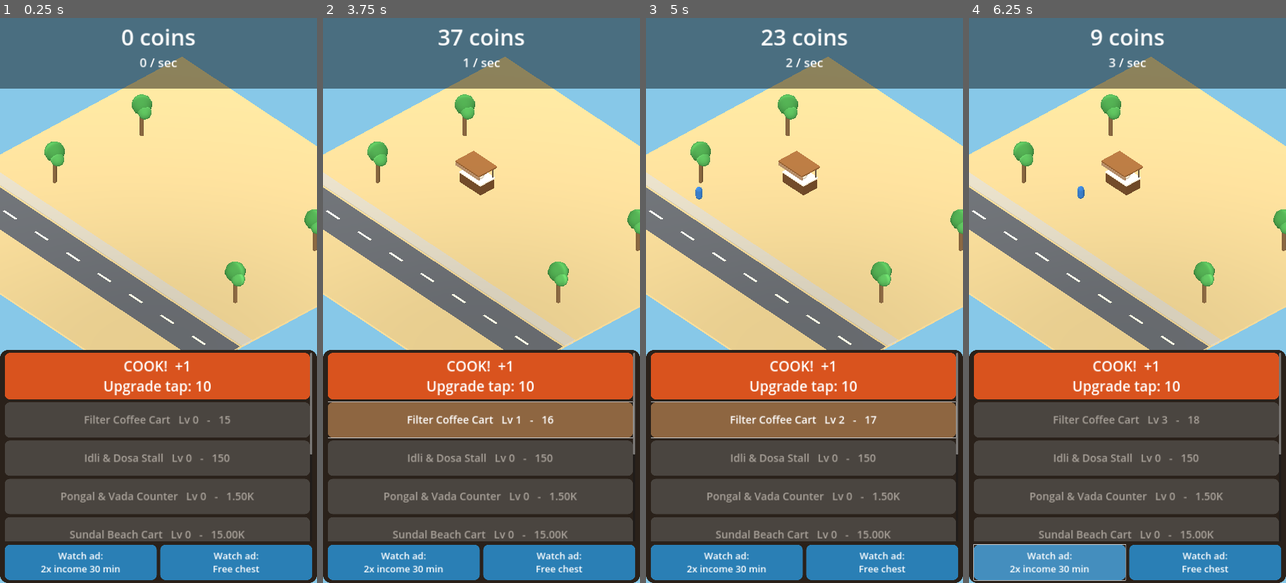
Above: before the commit, frames 1-4 (left to right).
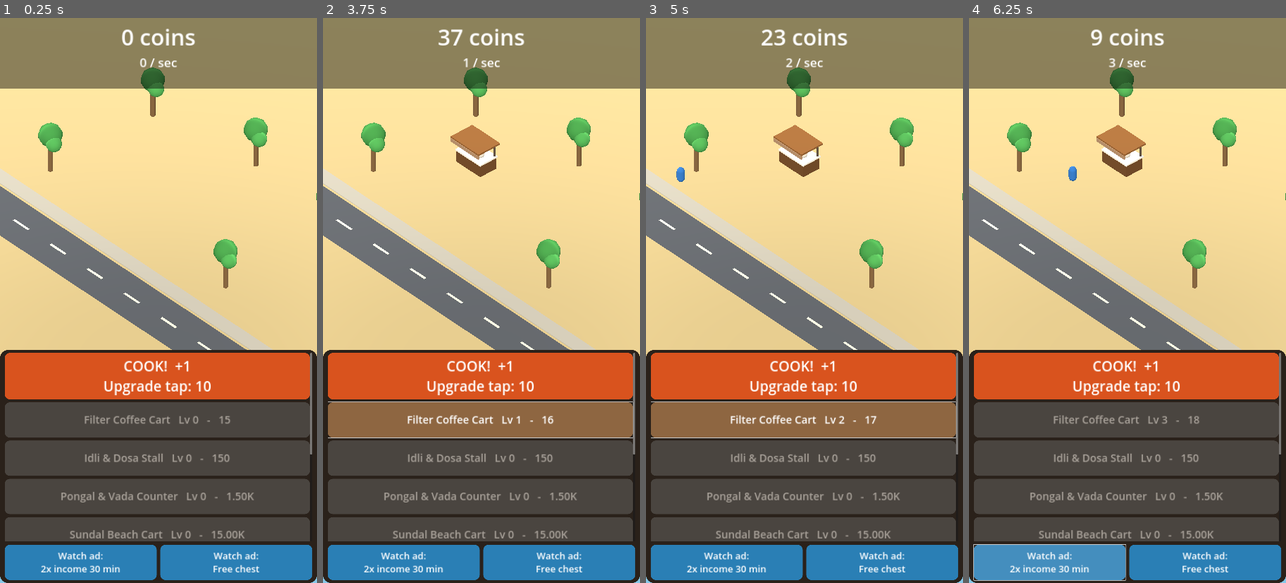
Above: after the commit, the same moments.

Repository: lokeshwaran98/chennai-tiffin-tycoon
Game: Godot game, scene res://scenes/main.tscn
The game is run twice, just before and just after one commit, with the same random seed, the same clock (stepped at 60 frames per second) and the same inputs.
Inputs:
- Up to frame 1 (0.25 s): no input
- Up to frame 2 (3.75 s): click "COOK! +1 Upgrade tap: 10" at 0.5 s; click "Watch ad: 2x income 30 min" at 1.25 s; click "Watch ad: Free chest" at 2 s; click "COOK! +1 Upgrade tap: 10" at 2.75 s; click "Filter Coffee Cart Lv 0 - 15" at 3.5 s
- Up to frame 3 (5 s): click "Filter Coffee Cart Lv 1 - 16" at 4.25 s
- Up to frame 4 (6.25 s): click "Filter Coffee Cart Lv 2 - 17" at 5 s; click "Watch ad: 2x income 30 min" at 5.75 s

The runs differ from the first frame. In frame 1, 21% of the frame differs, in the area x 0-100%, y 0-60%; in frame 2, 22%; in frame 3, 22%; in frame 4, 22%.

Commit message:
Zoom, extend ground, tidy palms, skip popup in screenshot
Co-Authored-By: Claude Sonnet 5.5 <noreply@anthropic.com>
Claude-Session: https://claude.ai/code/session_0174D7wnrpJHwUZrFrTTbbgq

Diff:
--- a/scripts/main.gd
+++ b/scripts/main.gd
@@ -50,7 +50,7 @@
 	_build_ui()
 	GameState.changed.connect(_refresh)
 	_refresh()
-	if GameState.offline_gain > 0.0:
+	if GameState.offline_gain > 0.0 and not OS.get_cmdline_user_args().has("--shot"):
 		_show_offline_popup()
 	if OS.get_cmdline_user_args().has("--smoke"):
 		_run_smoke_actions()
@@ -136,7 +136,7 @@
 	var cam := Camera3D.new()
 	cam.projection = Camera3D.PROJECTION_ORTHOGONAL
 	cam.keep_aspect = Camera3D.KEEP_WIDTH
-	cam.size = 27.0
+	cam.size = 23.0
 	cam.v_offset = -6.0
 	cam.position = Vector3(10, 10, 10)
 	add_child(cam)
@@ -158,14 +158,14 @@
 	add_child(env)
 
 	# Ground, road and footpath
-	_add_box(self, Vector3(34, 0.2, 34), Vector3(0, -0.1, 0), Color("c9b27a"))
-	_add_box(self, Vector3(34, 0.22, 4.0), Vector3(0, -0.09, 9.0), Color("55585c"))
-	_add_box(self, Vector3(34, 0.26, 1.2), Vector3(0, -0.07, 6.2), Color("b9b2a0"))
-	for x in range(-14, 15, 4):
+	_add_box(self, Vector3(80, 0.2, 80), Vector3(0, -0.1, 0), Color("c9b27a"))
+	_add_box(self, Vector3(80, 0.22, 4.0), Vector3(0, -0.09, 9.0), Color("55585c"))
+	_add_box(self, Vector3(80, 0.26, 1.2), Vector3(0, -0.07, 6.2), Color("b9b2a0"))
+	for x in range(-30, 31, 4):
 		_add_box(self, Vector3(1.6, 0.02, 0.2), Vector3(x, 0.03, 9.0), Color("e8e2c8"))
 
 	# Palm trees (trunk + leaf clusters)
-	for p in [Vector3(-11, 0, -7), Vector3(11, 0, -7), Vector3(-11, 0, 3), Vector3(12, 0, 3)]:
+	for p in [Vector3(-9.5, 0, -7), Vector3(9.5, 0, -7), Vector3(-9.5, 0, 3), Vector3(9.5, 0, 3), Vector3(0, 0, -8.5)]:
 		var tree := Node3D.new()
 		tree.position = p
 		add_child(tree)
